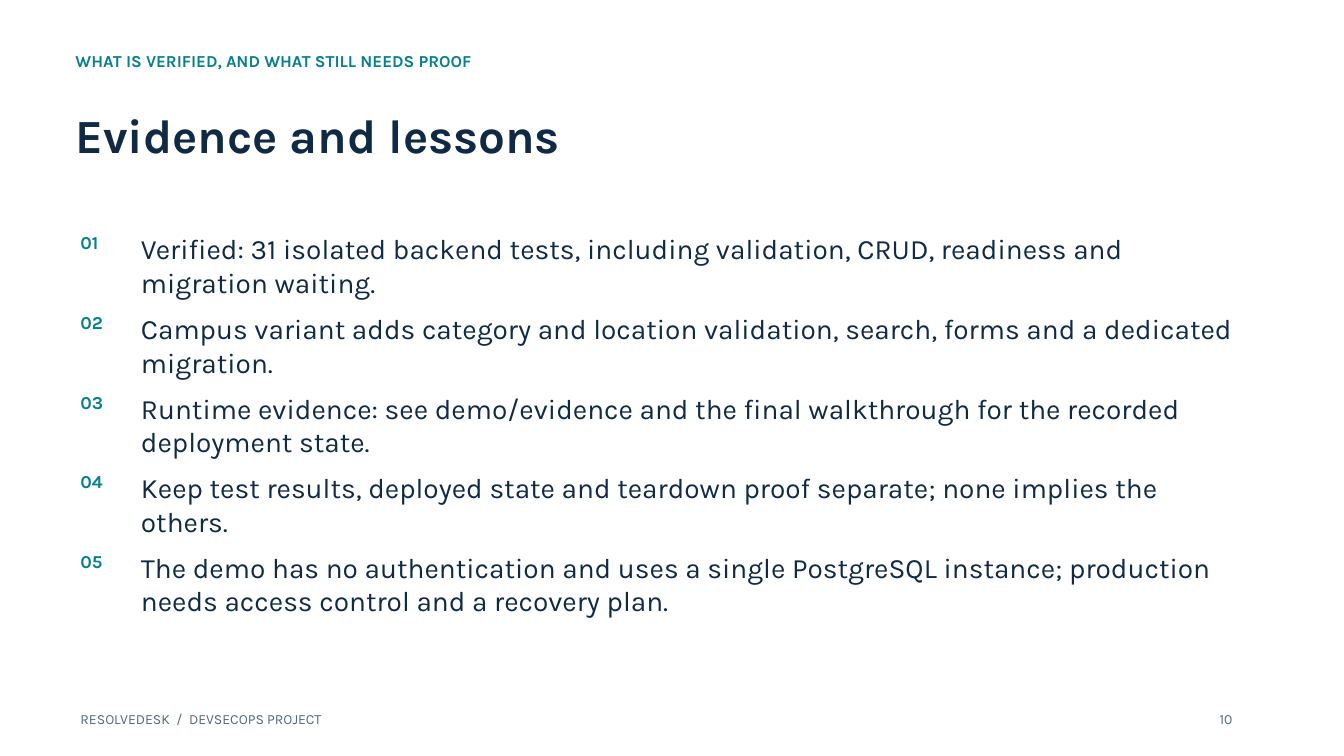
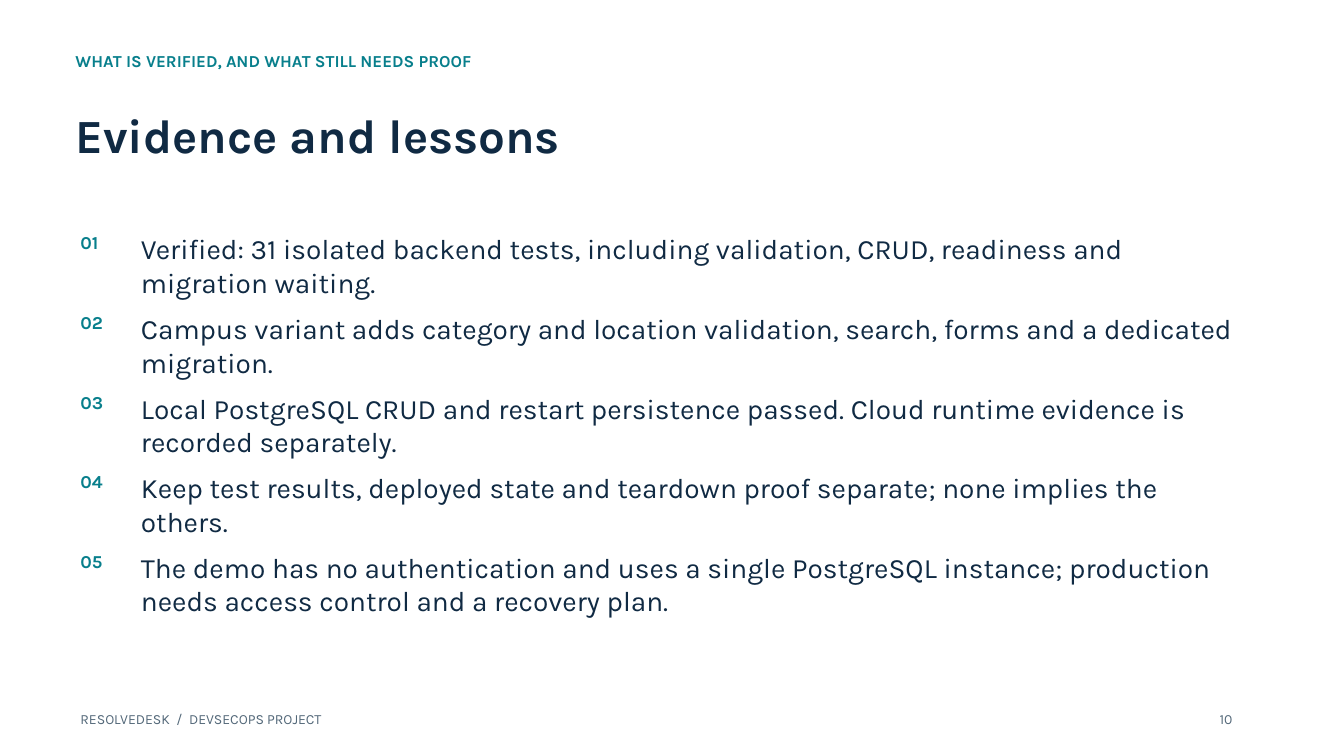
Before and after one commit to AJ5831A/campusdesk-devsecops, a slide deck: slide 10 of demo/presentation.pptx. Drawn at 1344x756 pixels with LibreOffice and Linux fonts; fonts in the diff are those of the drawing. Boxes give left, top, right and bottom in pixels: in the first picture for what was removed or moved away, otherwise in the second. Text is boxed around its words. In the diff, an @@ line names an element or a change of style, - is before the commit and + after.

```diff
--- a/demo/presentation.pptx
+++ b/demo/presentation.pptx
@@ text at [141,399,1185,459]: text changed @@
-Runtime evidence: see demo/evidence and the final walkthrough for the recorded deployment state.
+Local PostgreSQL CRUD and restart persistence passed. Cloud runtime evidence is recorded separately.
```
Also in this commit, not shown: 1 other slide changed, 6 other files.
